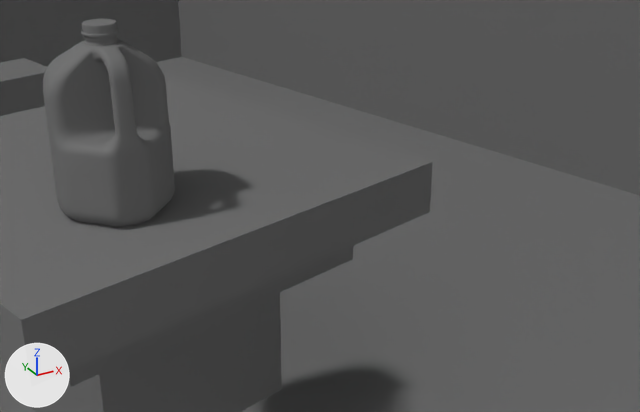
The glTF model yorku/desn3005/siaff/models/pieceB/cafenbars.glb as it was, and as the next commit left it.
Both versions are drawn from a 50 mm lens placed at (0.6, -50.1, 46.2), pointed at (19.7, -15.4, 28.9). Every picture has the same lights, and +X, +Y and +Z are marked at lower left. Where no turn or scale is listed for an object, it has been applied to the vertices.

Objects in the first picture: 'Union1_n3d2', 'cap_mesh_n3d', 'jug_mesh_n3d'.
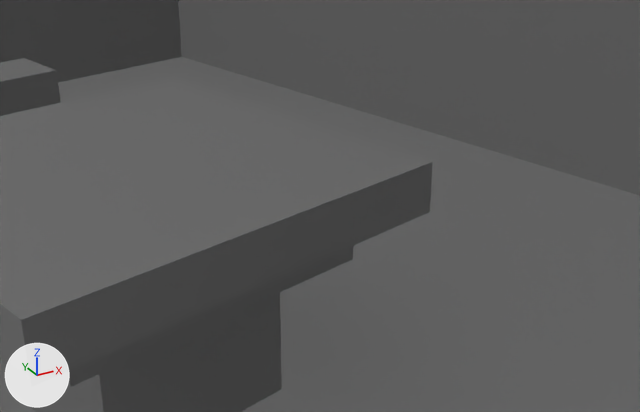
Boxes [x1, y1, x2, y2] around the edits, measured in the pictures (640 x 412 px):
'jug_mesh_n3d', deleted
    before: [43, 34, 175, 227]
'cap_mesh_n3d', deleted
    before: [81, 19, 119, 37]

The change in detail:
Object 'cap_mesh_n3d' (ob_cap_mesh_n3d) is deleted.
Object 'jug_mesh_n3d' (ob_jug_mesh_n3d) is deleted.
